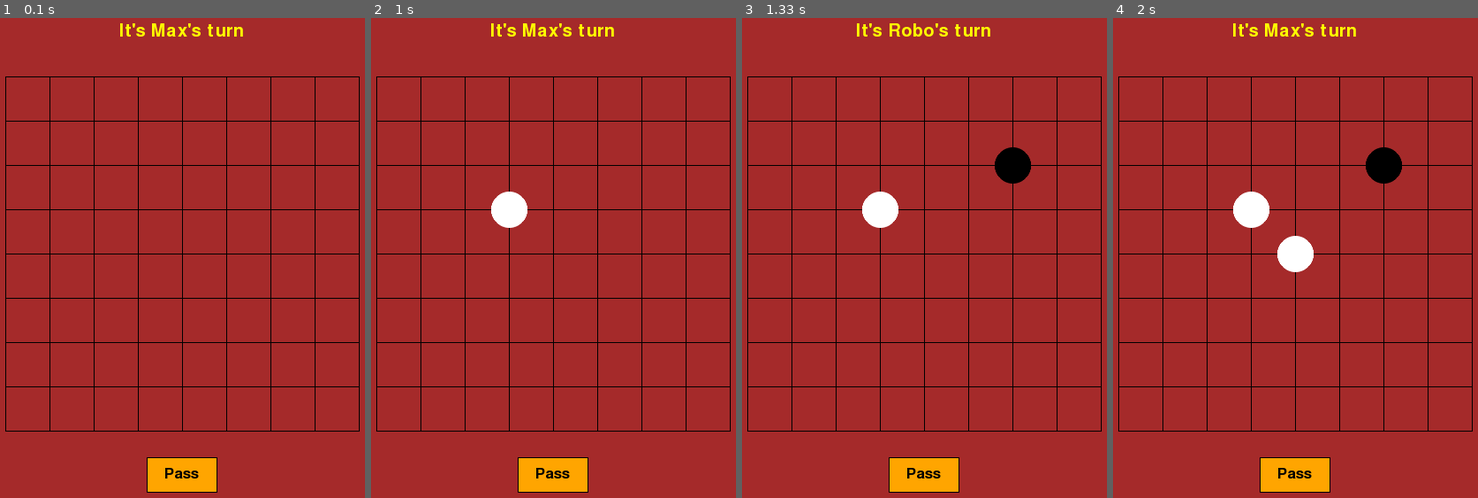
Above: before the commit, frames 1-4 (left to right).
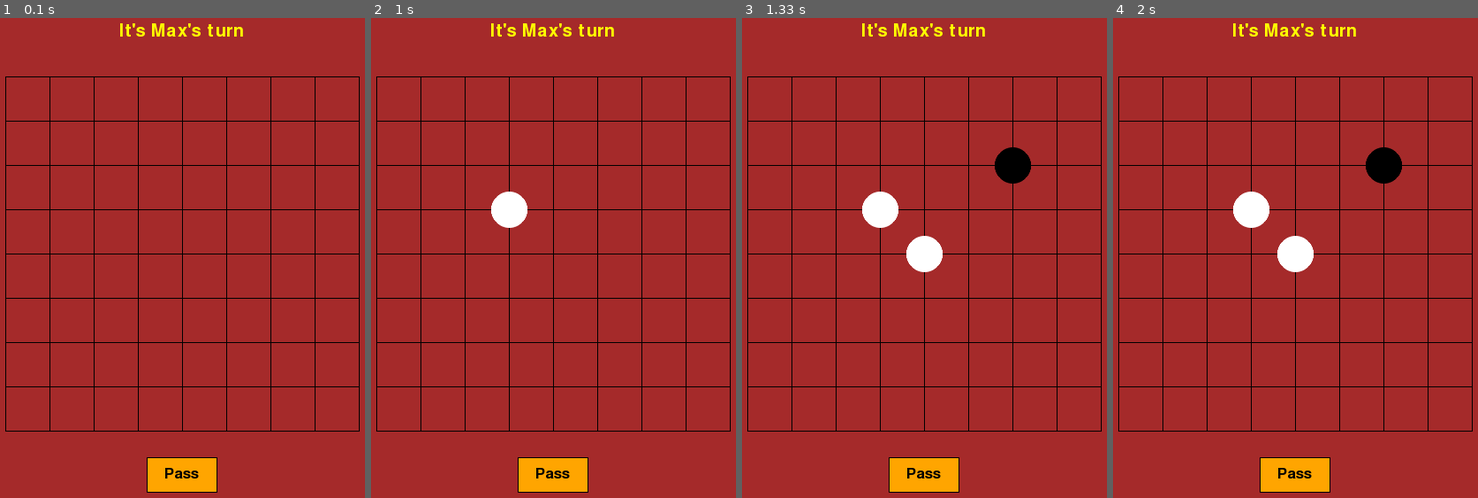
Above: after the commit, the same moments.

Repository: nathanaelbosch/GO_DILab
Game: pygame game, started from src/play/run.py
Same seed, same stepped clock (60 frames per second), same inputs: the game is played once before the commit and once after it.
Inputs (mouse positions are in pixels of both pictures, inside the frame that each line leads up to):
- Up to frame 1 (0.1 s): no input
- Up to frame 2 (1 s): click "Pass" at 0.38 s; press the mouse at (553, 474) at 0.7 s; move the mouse to (597, 330) at 0.8 s; release the mouse at (644, 181) at 0.93 s
- Up to frame 3 (1.33 s): no input
- Up to frame 4 (2 s): no input

Frames 1-2 are identical in both runs. In frame 3, 1.2% of the frame differs, in the area x 31-69%, y 1-53%; in frame 4, nothing differs.

Commit message:
run now supports command line arguments

Diff:
--- a/src/play/run.py
+++ b/src/play/run.py
@@ -1,19 +1,56 @@
 import sys
+import argparse
 from os.path import dirname, abspath
 # set GO_DILab as PYTHONPATH, therewith the script can be run from anywhere
-project_dir = dirname(dirname(dirname(abspath(__file__))))  # each dirname is one level up
+# each dirname is one level up
+project_dir = dirname(dirname(dirname(abspath(__file__))))
 sys.path.append(project_dir)
-from src.play import Game, PygameGuiView, HumanConsolePlayer, HumanGuiPlayer, RandomBotPlayer, GameController
+from src.play import (Game, PygameGuiView, ConsoleView,
+                      HumanConsolePlayer, HumanGuiPlayer,
+                      RandomBotPlayer, GameController)
+
+
+def parse_args():
+    parser = argparse.ArgumentParser()
+    parser.add_argument(
+        '--no-gui',
+        action='store_true',
+        help='No GUI')
+    parser.add_argument(
+        '-p1', '--player1',
+        help='Player 1 - black - options: "human" or "random"',
+        default='human')
+    parser.add_argument(
+        '-p2', '--player2',
+        help='Player 2 - white - options: "human" or "random"',
+        default='random')
+    return parser.parse_args()
 
 
 def main():
-
+    args = parse_args()
     game = Game()
 
-    view = PygameGuiView(game)
+    player_types = {
+        'human_nogui': HumanConsolePlayer,
+        'human': HumanGuiPlayer,
+        'random': RandomBotPlayer
+    }
 
-    player1 = HumanGuiPlayer("Max", "b", game)
-    player2 = RandomBotPlayer("Robo", "w", game)
+    name1 = 'Max' if args.player1 == 'human' else 'Robo'
+    name2 = 'Alice' if args.player2 == 'human' else 'Robo'
+
+    if args.no_gui:
+        view = ConsoleView(game)
+        if args.player1 == 'human':
+            args.player1 = 'human_nogui'
+        if args.player2 == 'human':
+            args.player2 = 'human_nogui'
+    else:
+        view = PygameGuiView(game)
+
+    player1 = player_types[args.player1](name1, "b", game)
+    player2 = player_types[args.player2](name2, "w", game)
 
     game_controller = GameController(game, view, player1, player2)
     game_controller.start()
